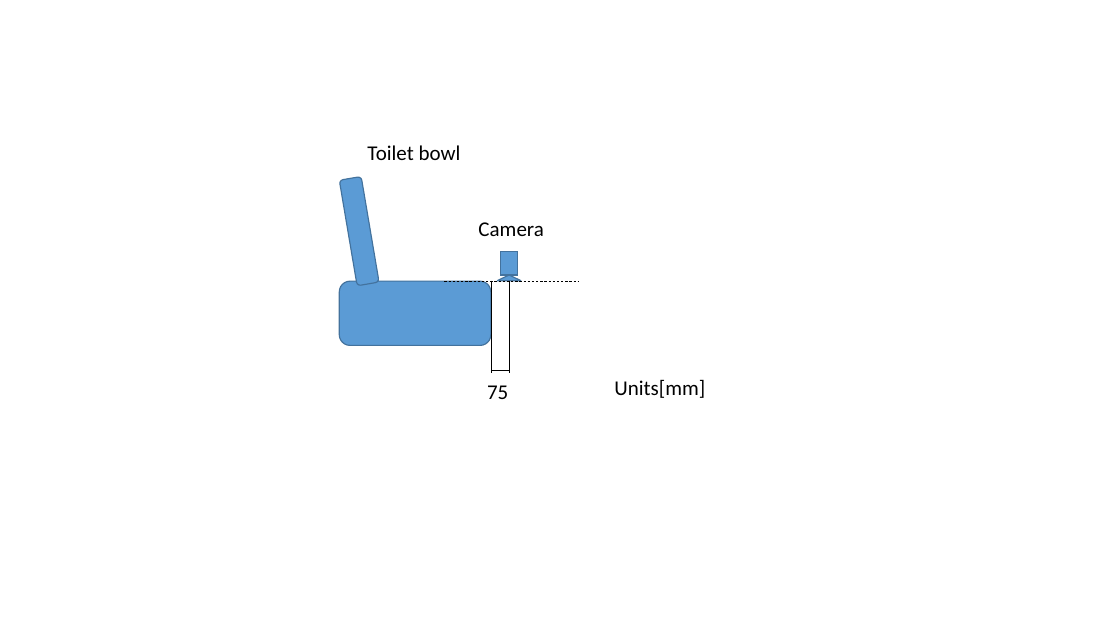
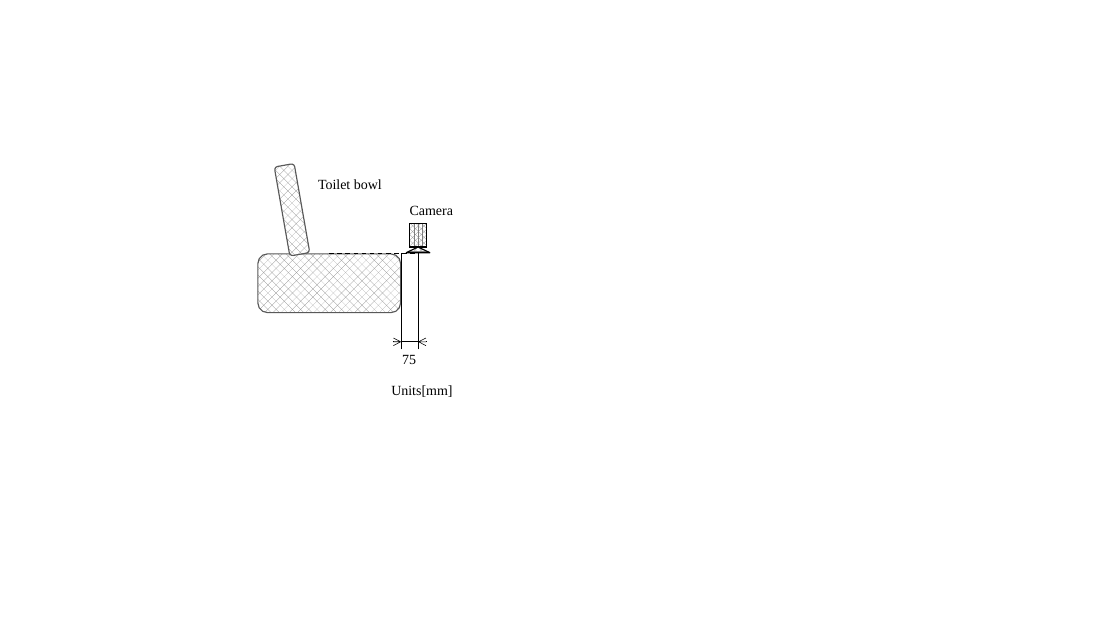
Before and after one commit to HARUYA-YUDA/report, a slide deck: slide 2 of report/fig_How_to_take_pictures.pptx. Drawn at 1120x630 pixels with LibreOffice and Linux fonts; fonts in the diff are those of the drawing. Boxes give left, top, right and bottom in pixels: in the first picture for what was removed or moved away, otherwise in the second. Text is boxed around its words. In the diff, an @@ line names an element or a change of style, - is before the commit and + after.

```diff
--- a/report/fig_How_to_take_pictures.pptx
+++ b/report/fig_How_to_take_pictures.pptx
@@ rounded rectangle at bbox=[275, 164, 310, 256]: fill #5B9BD5 to pattern #808080 on #FFFFFF; outline #43739E 1 pt to #595959 1 pt; rotation 350 to 260 degrees @@
@@ text "Toilet bowl": place and size @@
-text "Toilet bowl" at bbox=[367, 145, 461, 160]
+text "Toilet bowl" at bbox=[318, 179, 382, 189]
@@ text "Camera": place and size @@
-text "Camera" at bbox=[478, 222, 543, 236]
+text "Camera" at bbox=[410, 205, 453, 215]
@@ rectangle at bbox=[410, 223, 426, 247]: fill #5B9BD5 to pattern #808080 on #FFFFFF; outline #43739E 1 pt to #000000 1 pt @@
@@ rounded rectangle: place and size @@
-rounded rectangle at bbox=[339, 281, 491, 345]
+rounded rectangle at bbox=[258, 254, 401, 313]
@@ rounded rectangle at bbox=[258, 254, 401, 313]: fill #5B9BD5 to pattern #808080 on #FFFFFF; outline #43739E 1 pt to #595959 1 pt @@
@@ line added from (329, 254) to (418, 254), #000000 1 pt dashed @@
@@ line moved from (509, 281) - (509, 373) to (402, 350) - (402, 253) @@
@@ 1 line, 1 rectangle, 1 triangle: place and size @@
-1 line, 1 rectangle, 1 triangle at bbox=[491, 251, 521, 371]
+1 line, 1 rectangle, 1 triangle at bbox=[402, 223, 429, 342]
@@ triangle at bbox=[406, 247, 429, 253]: fill #5B9BD5 to pattern #808080 on #FFFFFF; outline #43739E 1 pt to #000000 1 pt @@
@@ line moved from (491, 281) - (491, 373) to (418, 350) - (418, 253) @@
@@ line removed from (444, 281) to (580, 281) @@
@@ arrow added from (393, 342) to (402, 342), #000000 0.5 pt @@
@@ text "75": place and size @@
-text "75" at bbox=[487, 385, 508, 399]
+text "75" at bbox=[402, 354, 416, 364]
@@ arrow added from (427, 342) to (418, 342), #000000 0.5 pt @@
@@ size 18 to 12 pt, font Calibri to Times New Roman in 4 elements at bbox=[410, 205, 453, 215], bbox=[318, 179, 382, 189], bbox=[402, 354, 416, 364], bbox=[391, 385, 452, 397] @@
@@ text "Units[mm]": place and size @@
-text "Units[mm]" at bbox=[614, 379, 705, 398]
+text "Units[mm]" at bbox=[391, 385, 452, 397]
```
Also in this commit, not shown: 2 other slides changed, 13 other files.
